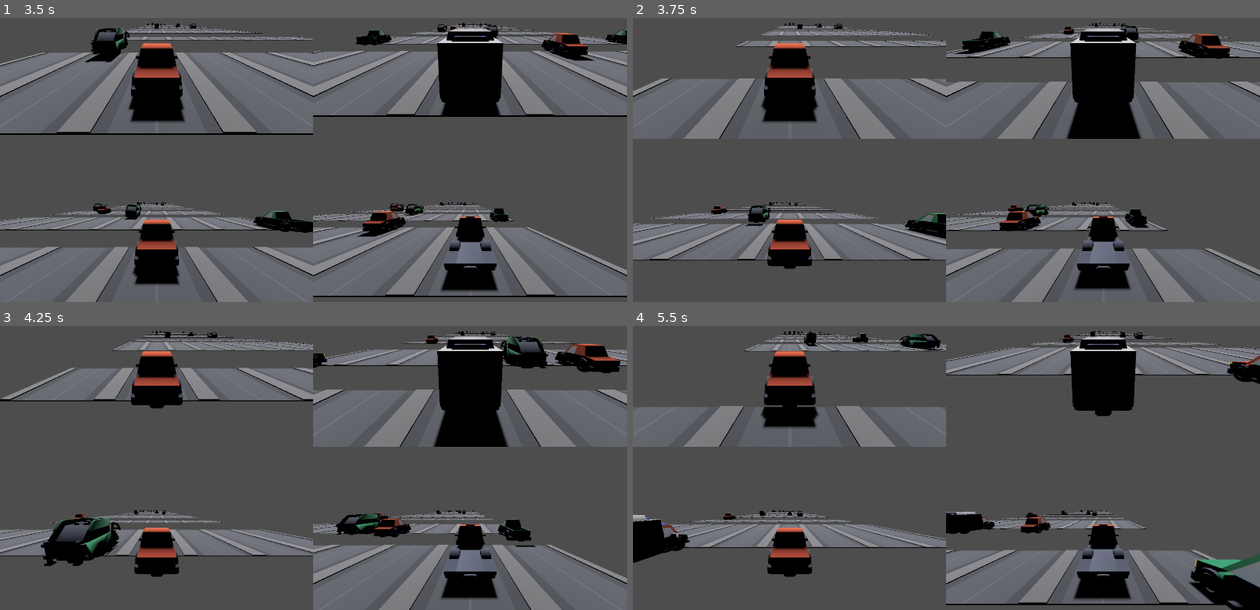
Above: before the commit, frames 1-4 (two rows, left to right).
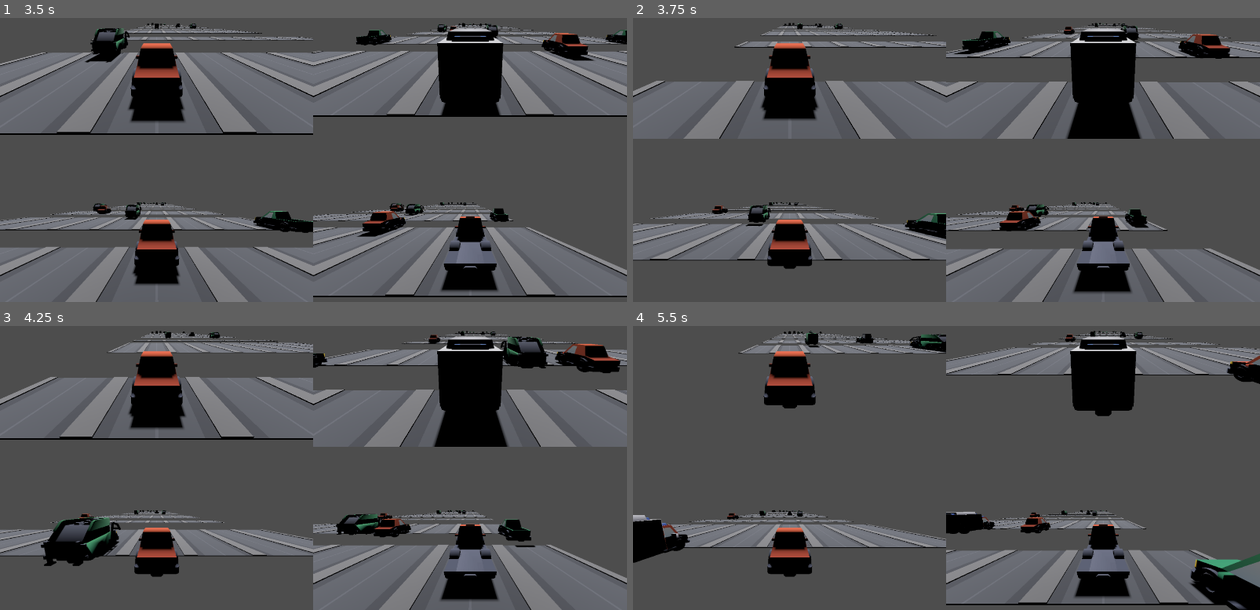
Above: after the commit, the same moments.

Repository: ethanbaedke/Race-Down-Roosevelt
Game: Godot game, scene res://race/race.tscn
Same seed, same stepped clock (60 frames per second), same inputs: the game is played once before the commit and once after it.
Inputs:
- Up to frame 1 (3.5 s): tap Enter at 0.5 s; hold D 0.53-1.28 s; tap C at 0.6, 2.1 s; hold A 1.28-2.03 s; tap X at 1.35, 2.85 s; hold D from 2.03 s (still down)
- Up to frame 2 (3.75 s): release D at 3.53 s; hold A from 3.53 s (still down); tap C at 3.6 s
- Up to frame 3 (4.25 s): keep holding A
- Up to frame 4 (5.5 s): keep holding A; tap X at 4.35 s; tap C at 5.1 s

Frame 1 is identical in both runs. In frame 2, 1.0% of the frame differs, in the area x 3-94%, y 1-97%; in frame 3, 7.5%, in the area x 0-98%, y 1-97%; in frame 4, 6.7%.

Commit message:
Fixed traffic vehicles not bumping each other.

Diff:
--- a/race-down-roosevelt/race/race.gd
+++ b/race-down-roosevelt/race/race.gd
@@ -222,6 +222,10 @@
 		RdrLogger.log(self, "Finish line crossed by " + racer.racer.name + "."))
 	_road_parent.add_child(finish)
 	finish.position.z = _next_road_row_z
+
+	for vehicle:TrafficVehicle in _active_traffic_vehicle_instances:
+		if (vehicle.global_position.z > finish.global_position.z):
+			vehicle.disable_vehicle()
 
 func _handle_cleanup() -> void:
 
@@ -449,7 +453,7 @@
 	# NOTE: This is temporary. Should be called by whoever creates the race.
 	setup_race()
 
-func _process(delta: float) -> void:
+func _physics_process(delta: float) -> void:
 
 	_move_racers(delta)
 
--- a/race-down-roosevelt/road/finish_line.tscn
+++ /dev/null
@@ -1,7 +0,0 @@
-[gd_scene format=3 uid="uid://cufy38ikqpci6"]
-
-[ext_resource type="Script" uid="uid://8ljswlgfw0gs" path="res://road/road_row.gd" id="1_iwkgy"]
-
-[node name="FinishLine" type="Node3D" unique_id=1019797400]
-script = ExtResource("1_iwkgy")
-metadata/_custom_type_script = "uid://8ljswlgfw0gs"
--- a/race-down-roosevelt/vehicles/traffic_vehicles/traffic_vehicle.gd
+++ b/race-down-roosevelt/vehicles/traffic_vehicles/traffic_vehicle.gd
@@ -32,7 +32,7 @@
 	RdrLogger.log(self, "Traffic vehicle rear ended another traffic vehicle. Set to tailgate.")
 
 	# Simply set the behind vehicles speed equal to the bumped vehicles speed and let it tailgate.
-	self.speed = other.speed
+	self._speed = other._speed
 
 func _collision_area_entered(area: Area3D) -> void:
 
@@ -45,13 +45,13 @@
 			return
 		_handle_traffic_vehicle_bump(parent)
 	# Handle hitting the finish line.
-	if (parent is RoadRowFinishLine):
+	elif (parent is RoadRowFinishLine):
 		disable_vehicle()
 
 func _ready() -> void:
 
 	_collision_area.area_entered.connect(_collision_area_entered)
 
-func _process(delta: float) -> void:
+func _physics_process(delta: float) -> void:
 
 	position.z += _speed * delta
